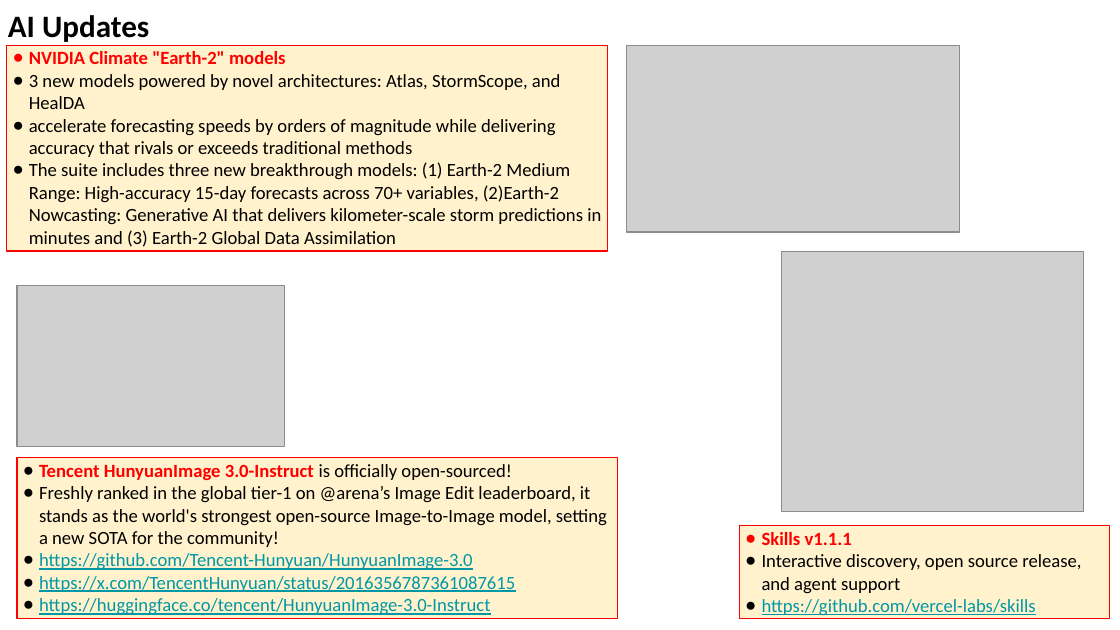
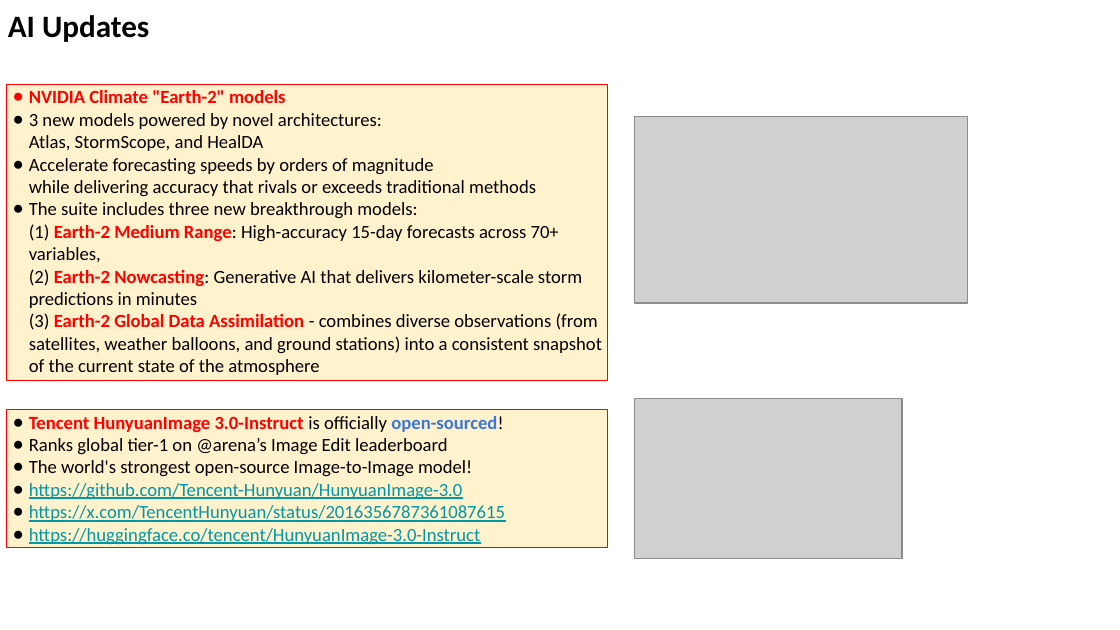
Before and after one commit to lselector/seminar, a slide deck: slide 4 of 2026/2026-01-30-AI-Updates.pptx. Drawn at 1120x630 pixels with LibreOffice and Linux fonts; fonts in the diff are those of the drawing; grey boxes stand for pictures. Boxes give left, top, right and bottom in pixels: in the first picture for what was removed or moved away, otherwise in the second. Text is boxed around its words. In the diff, an @@ line names an element or a change of style, - is before the commit and + after.

```diff
--- a/2026/2026-01-30-AI-Updates.pptx
+++ b/2026/2026-01-30-AI-Updates.pptx
@@ rectangle "NVIDIA Climate "Earth-2" models": place and size @@
-rectangle "NVIDIA Climate "Earth-2" models" at box(7, 45, 607, 251)
+rectangle "NVIDIA Climate "Earth-2" models" at box(7, 84, 607, 381)
@@ picture: place and size @@
-picture at box(626, 45, 960, 232)
+picture at box(634, 116, 968, 304)
@@ text in rectangle at box(29, 158, 602, 375): text changed @@
-● accelerate forecasting speeds by orders of magnitude while delivering accuracy that rivals or exceeds traditional methods
-● The suite includes three new breakthrough models: (1) Earth-2 Medium Range: High-accuracy 15-day forecasts across 70+ variables, (2)Earth-2 Nowcasting: Generative AI that delivers kilometer-scale storm predictions in minutes and (3) Earth-2 Global Data Assimilation
+● Accelerate forecasting speeds by orders of magnitude
+  while delivering accuracy that rivals or exceeds traditional methods
+● The suite includes three new breakthrough models:
+  (1) Earth-2 Medium Range: High-accuracy 15-day forecasts across 70+ variables,
+  (2) Earth-2 Nowcasting: Generative AI that delivers kilometer-scale storm predictions in minutes
+  (3) Earth-2 Global Data Assimilation - combines diverse observations (from satellites, weather balloons, and ground stations) into a consistent snapshot of the current state of the atmosphere
@@ picture removed at box(782, 251, 1083, 511) @@
@@ rectangle "Tencent HunyuanImage 3.0-Instruct is officially ...": place and size @@
-rectangle "Tencent HunyuanImage 3.0-Instruct is officially ..." at box(17, 458, 617, 618)
+rectangle "Tencent HunyuanImage 3.0-Instruct is officially ..." at box(7, 410, 607, 548)
@@ text in rectangle at box(29, 416, 503, 432): text colour #000000 to #3C78D8, bold on in "open-sourced!" @@
@@ picture: place and size @@
-picture at box(17, 286, 284, 446)
+picture at box(634, 398, 902, 558)
@@ text in rectangle at box(29, 438, 472, 477): text changed @@
-● Freshly ranked in the global tier-1 on @arena’s Image Edit leaderboard, it stands as the world's strongest open-source Image-to-Image model, setting a new SOTA for the community!
+● Ranks global tier-1 on @arena’s Image Edit leaderboard
+● The world's strongest open-source Image-to-Image model!
@@ rectangle removed at box(739, 525, 1109, 618) @@
-● Skills v1.1.1
-● Interactive discovery, open source release, and agent support
-● https://github.com/vercel-labs/skills
```
Also in this commit, not shown: 18 other slides changed, 1 slide added.
